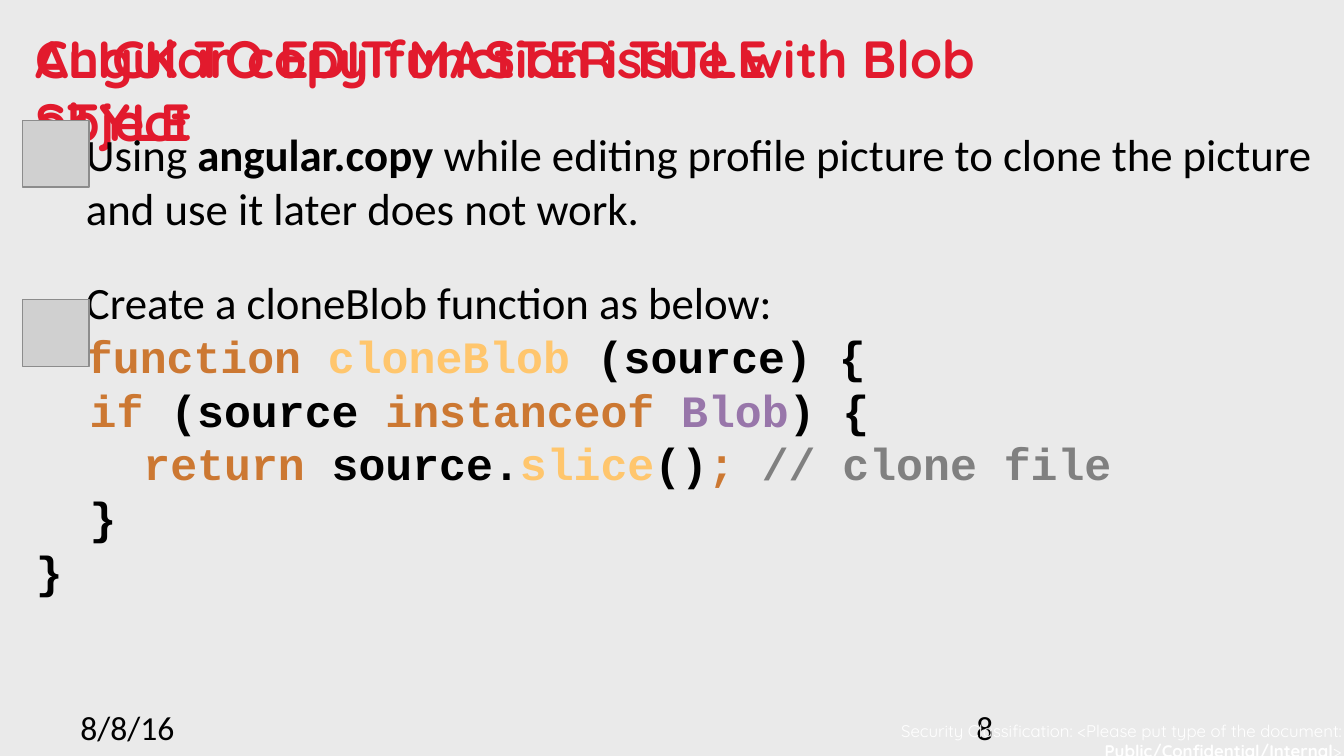
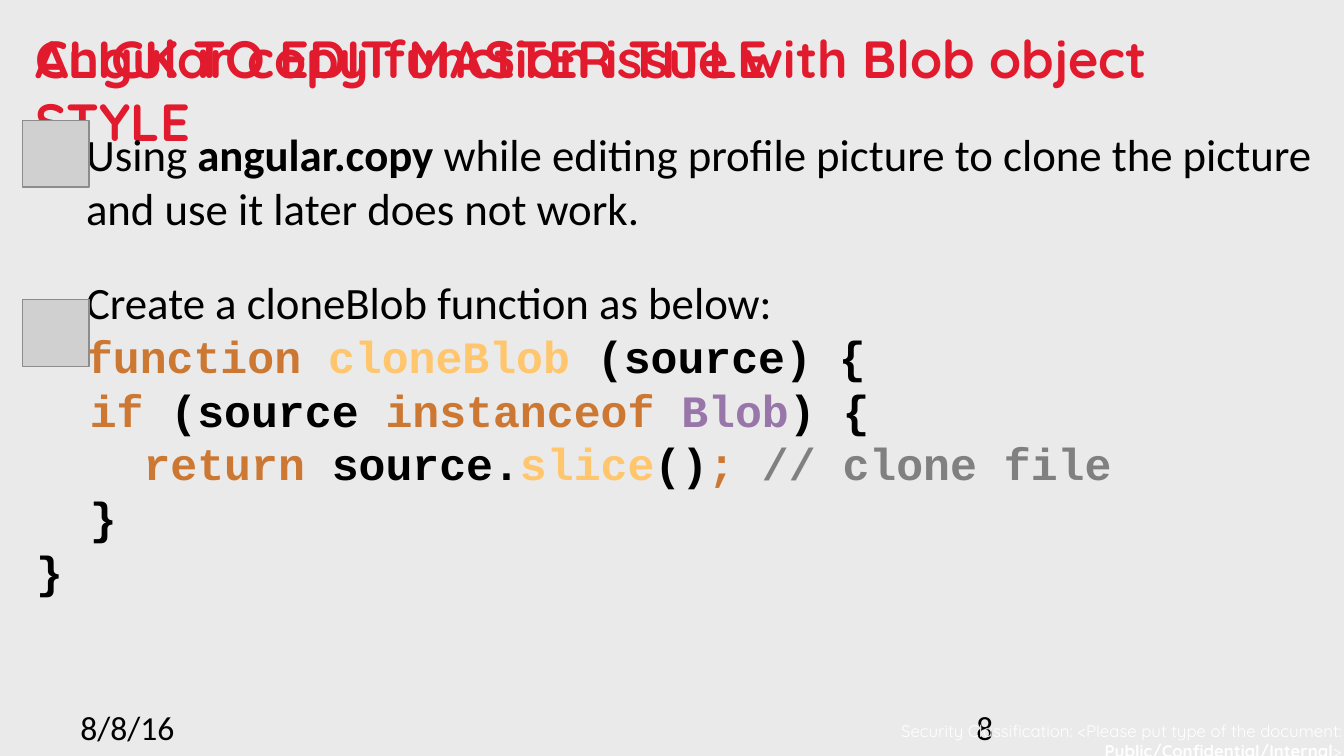
Before and after one commit to nnsan/angular_best_practice, a slide deck: slide 8 of Angular best practice.pptx. Drawn at 1344x756 pixels with LibreOffice and Linux fonts; fonts in the diff are those of the drawing; grey boxes stand for pictures; background and template pictures are left out. Boxes give left, top, right and bottom in pixels: in the first picture for what was removed or moved away, otherwise in the second. Text is boxed around its words. In the diff, an @@ line names an element or a change of style, - is before the commit and + after.

```diff
--- a/Angular best practice.pptx
+++ b/Angular best practice.pptx
@@ text "Angular copy function issue with ..." rewrapped from bbox=[36, 39, 975, 155] to bbox=[36, 39, 1146, 89] @@
```
Also in this commit, not shown: 3 other slides changed, 19 other files.
